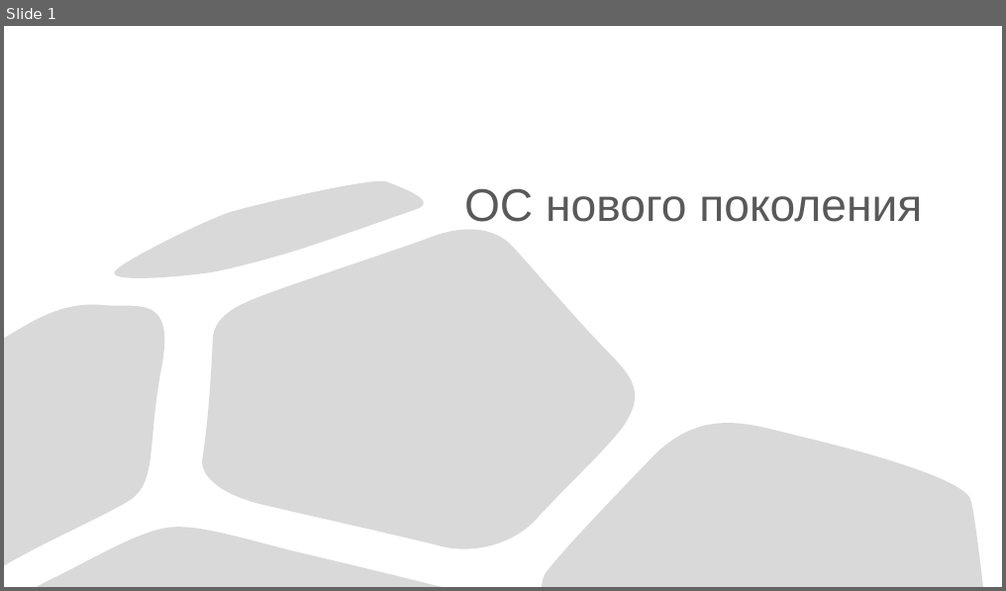
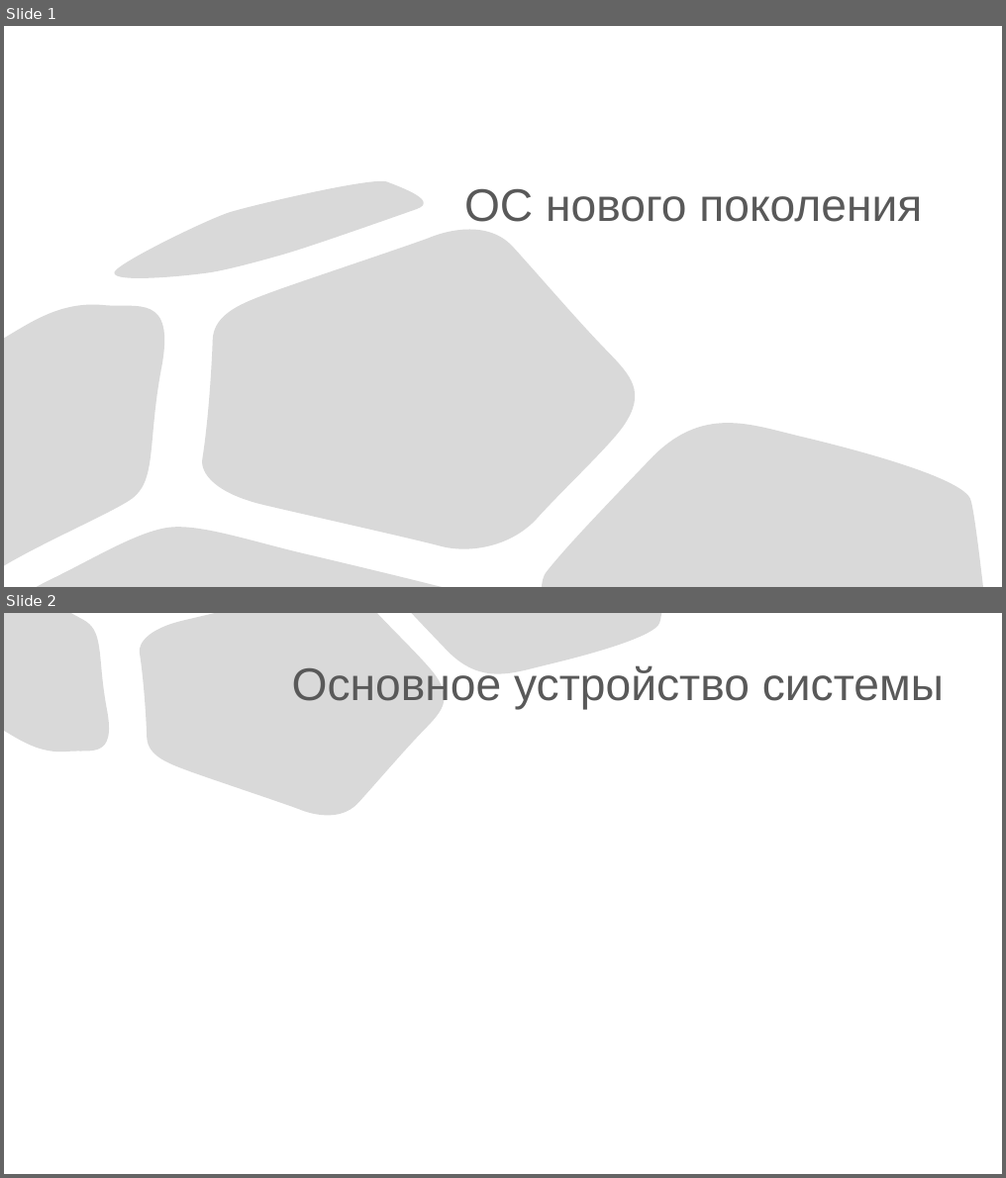
Before and after one commit to slawacats/clyx, a slide deck: NewOS.pptx. Shown one above the other, each under a label of ours: slide 1 before the commit, slides 1 and 2 after it. The pictures are 1006x591 and 1006x1178 pixels, drawn with LibreOffice and Linux fonts; fonts in the diff are those of the drawing. Boxes give left, top, right and bottom in pixels: in the first picture for what was removed or moved away, otherwise in the second. Text is boxed around its words. In the diff, an @@ line names an element or a change of style, - is before the commit and + after.

```diff
--- a/NewOS.pptx
+++ b/NewOS.pptx
@@ slide 2 added at (4,613,1002,1174), background #FFFFFF @@
@@ freeform shape added at (4,613,116,761), fill #D9D9D9, outline #000000 0.75 pt @@
@@ freeform shape added at (138,613,452,827), fill #D9D9D9, outline #000000 0.75 pt @@
@@ freeform shape added at (411,613,661,686), fill #D9D9D9, outline #000000 0.75 pt @@
@@ title added at (292,665,944,710), 44 pt, text #595959 @@
+Основное устройство системы
```
Also in this commit, not shown: 1 other slide added, 1 slide removed.
